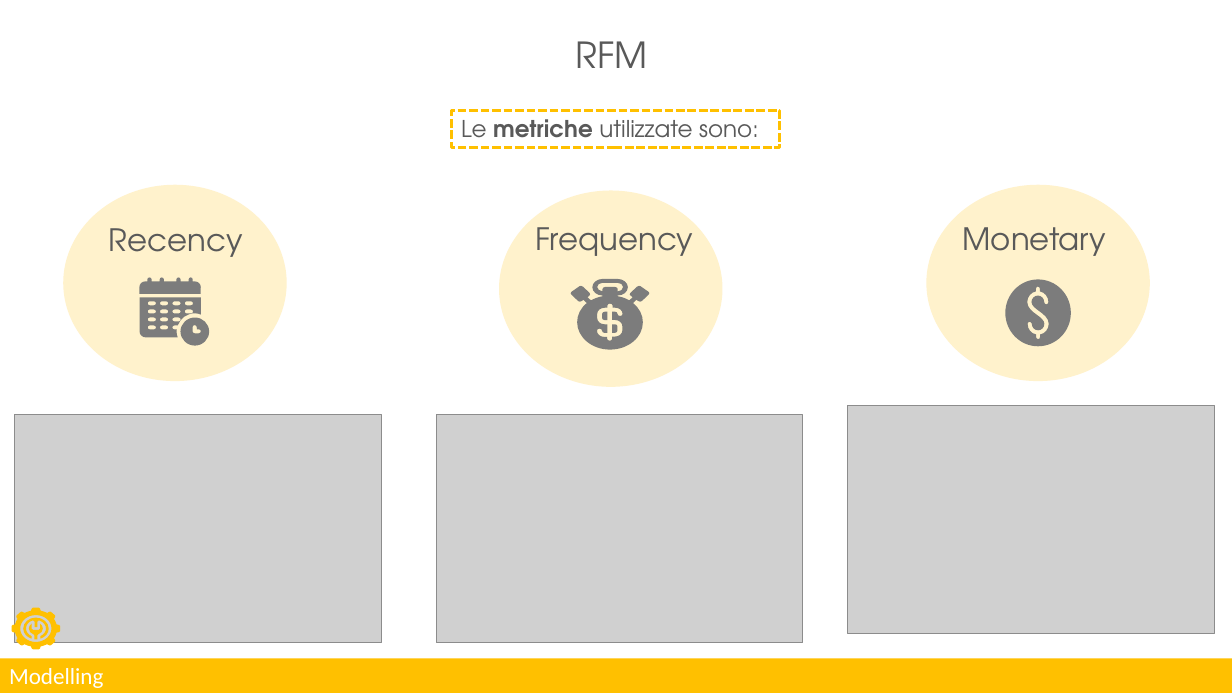
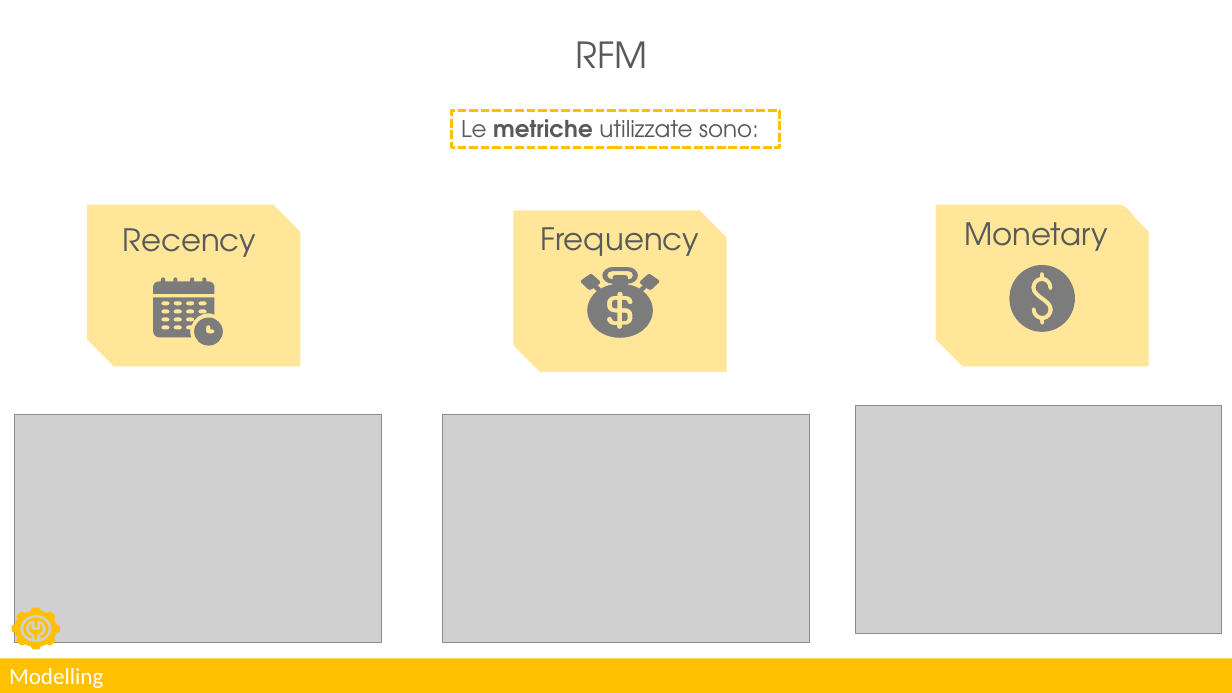
Before and after one commit to lorenzlorg/Digital-Marketing-Data-Science-Lab-Project, a slide deck: slide 8 of Presentazione_digital_marketing.pptx. Drawn at 1232x693 pixels with LibreOffice and Linux fonts; fonts in the diff are those of the drawing; grey boxes stand for pictures. Boxes give left, top, right and bottom in pixels: in the first picture for what was removed or moved away, otherwise in the second. Text is boxed around its words. In the diff, an @@ line names an element or a change of style, - is before the commit and + after.

```diff
--- a/Presentazione_digital_marketing.pptx
+++ b/Presentazione_digital_marketing.pptx
@@ ellipse to snip diag rect; fill #FFF2CC to #FFE699 in 3 elements at (936, 205, 1150, 367), (514, 211, 727, 372), (87, 205, 300, 367) @@
@@ snip diag rect: place and size @@
-snip diag rect at (63, 185, 287, 381)
+snip diag rect at (87, 205, 300, 367)
@@ snip diag rect: place and size @@
-snip diag rect at (927, 185, 1151, 381)
+snip diag rect at (936, 205, 1150, 367)
@@ snip diag rect "Monetary": place and size @@
-snip diag rect "Monetary" at (963, 227, 1107, 256)
+snip diag rect "Monetary" at (951, 206, 1134, 262)
@@ snip diag rect "Monetary" at (951, 206, 1134, 262): fill none to #FFE699 @@
@@ snip diag rect: place and size @@
-snip diag rect at (499, 190, 723, 386)
+snip diag rect at (514, 211, 727, 372)
@@ text "Frequency" rewrapped from (535, 218, 693, 256) to (541, 227, 699, 256) @@
@@ 3 freeform shapes: place and size @@
-3 freeform shapes at (570, 279, 650, 349)
+3 freeform shapes at (580, 267, 660, 337)
@@ freeform shape: place and size @@
-freeform shape at (1006, 279, 1071, 346)
+freeform shape at (1009, 265, 1075, 332)
@@ 3 freeform shapes, 1 text: place and size @@
-3 freeform shapes, 1 text at (109, 228, 243, 346)
+3 freeform shapes, 1 text at (123, 228, 257, 346)
@@ picture: place and size @@
-picture at (436, 415, 803, 643)
+picture at (443, 415, 810, 643)
@@ picture: place and size @@
-picture at (848, 406, 1215, 634)
+picture at (856, 406, 1223, 634)
```
Also in this commit, not shown: 6 other slides changed, 7 other files.
